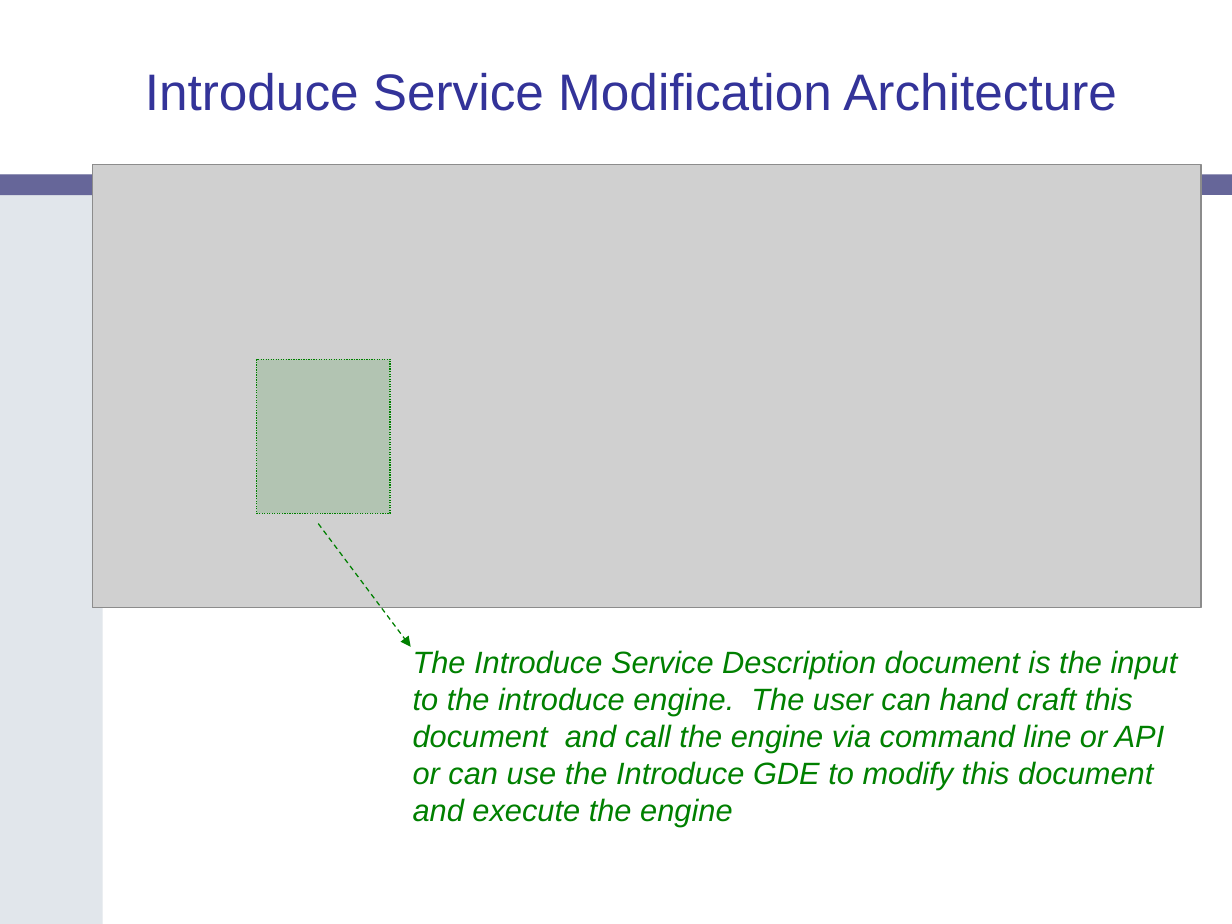
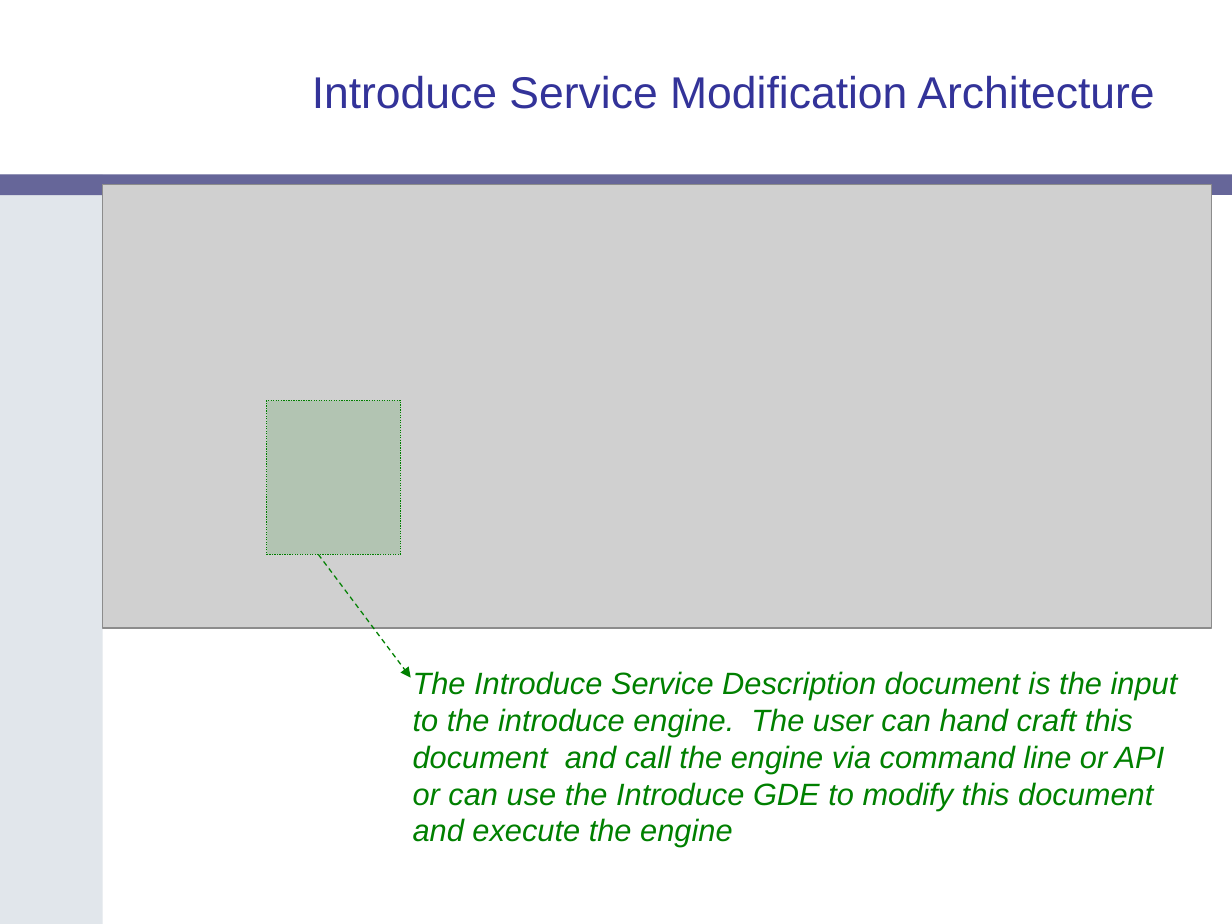
Before and after one commit to NCIP/cagrid-portal, a slide deck: slide 15 of cagrid-1-0/Documentation/presentations/introduce/gridWorld-2006-Introduce.ppt (slide 21 before the commit). Drawn at 1232x924 pixels with LibreOffice and Linux fonts; fonts in the diff are those of the drawing; grey boxes stand for pictures; background and template pictures are left out. Boxes give left, top, right and bottom in pixels: in the first picture for what was removed or moved away, otherwise in the second. Text is boxed around its words. In the diff, an @@ line names an element or a change of style, - is before the commit and + after.

```diff
--- a/cagrid-1-0/Documentation/presentations/introduce/gridWorld-2006-Introduce.ppt
+++ b/cagrid-1-0/Documentation/presentations/introduce/gridWorld-2006-Introduce.ppt
@@ title "Introduce Service Modification Architecture": place and size @@
-title "Introduce Service Modification Architecture" at bbox=[145, 73, 1117, 111]
+title "Introduce Service Modification Architecture" at bbox=[312, 75, 1154, 109]
@@ title "Introduce Service Modification Architecture" at bbox=[312, 75, 1154, 109]: size 30 to 26 pt @@
@@ picture: place and size @@
-picture at bbox=[92, 164, 1201, 607]
+picture at bbox=[102, 185, 1211, 628]
@@ rectangle: place and size @@
-rectangle at bbox=[256, 360, 389, 514]
+rectangle at bbox=[267, 400, 400, 554]
@@ arrow moved from (318, 524) - (410, 647) to (318, 554) - (410, 678) @@
@@ text "The Introduce Service Description document ...": place and size @@
-text "The Introduce Service Description document ..." at bbox=[413, 650, 1178, 827]
+text "The Introduce Service Description document ..." at bbox=[413, 671, 1178, 847]
```
Also in this commit, not shown: 10 other slides changed, 3 slides added, 13 slides removed.
